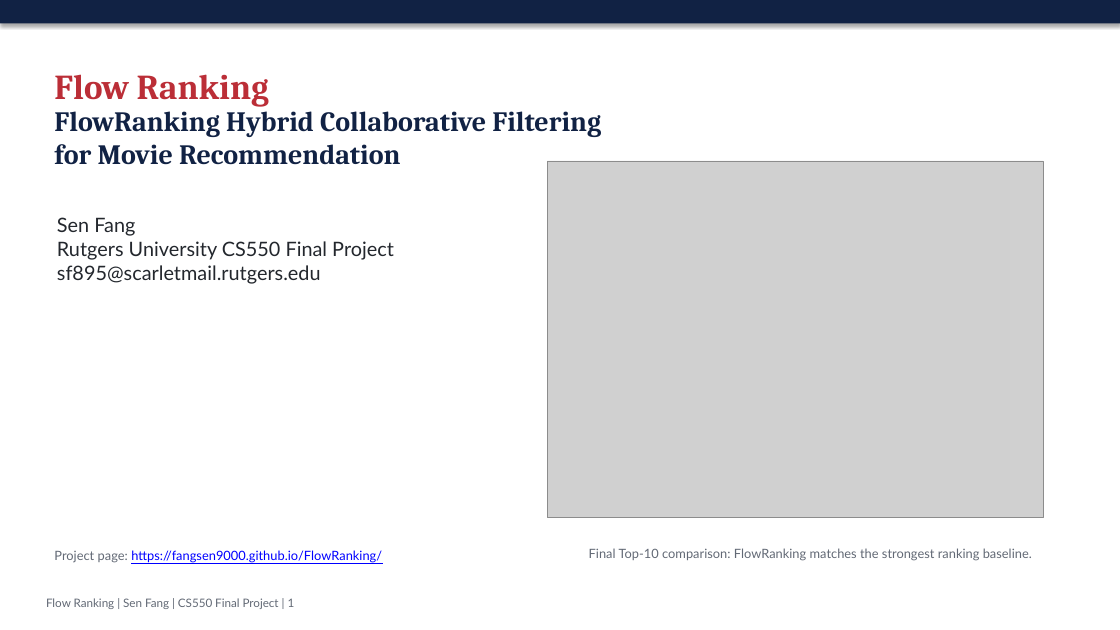
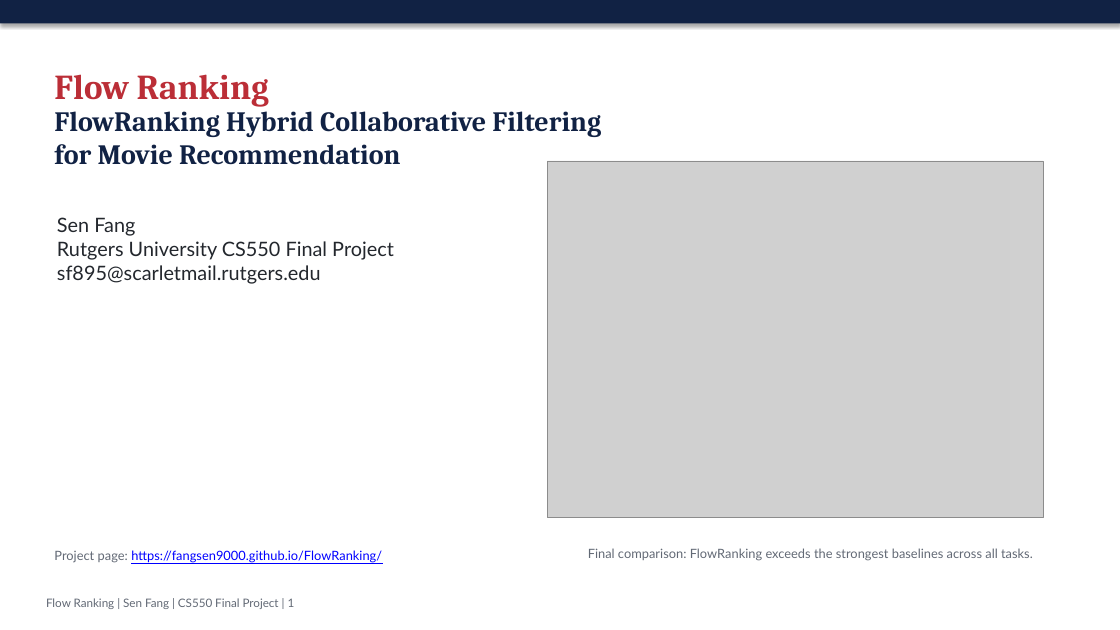
Before and after one commit to FangSen9000/FlowRanking, a slide deck: slide 1 of assets/flow_ranking_slides.pptx. Drawn at 1120x630 pixels with LibreOffice and Linux fonts; fonts in the diff are those of the drawing; grey boxes stand for pictures. Boxes give left, top, right and bottom in pixels: in the first picture for what was removed or moved away, otherwise in the second. Text is boxed around its words. In the diff, an @@ line names an element or a change of style, - is before the commit and + after.

Commit message:
Update FlowRanking diagnostics and results

```diff
--- a/assets/flow_ranking_slides.pptx
+++ b/assets/flow_ranking_slides.pptx
@@ text at (x1=588, y1=548, x2=1033, y2=561): text changed @@
-Final Top-10 comparison: FlowRanking matches the strongest ranking baseline.
+Final comparison: FlowRanking exceeds the strongest baselines across all tasks.
```
Also in this commit, not shown: 1 other slide changed, 18 other files.
